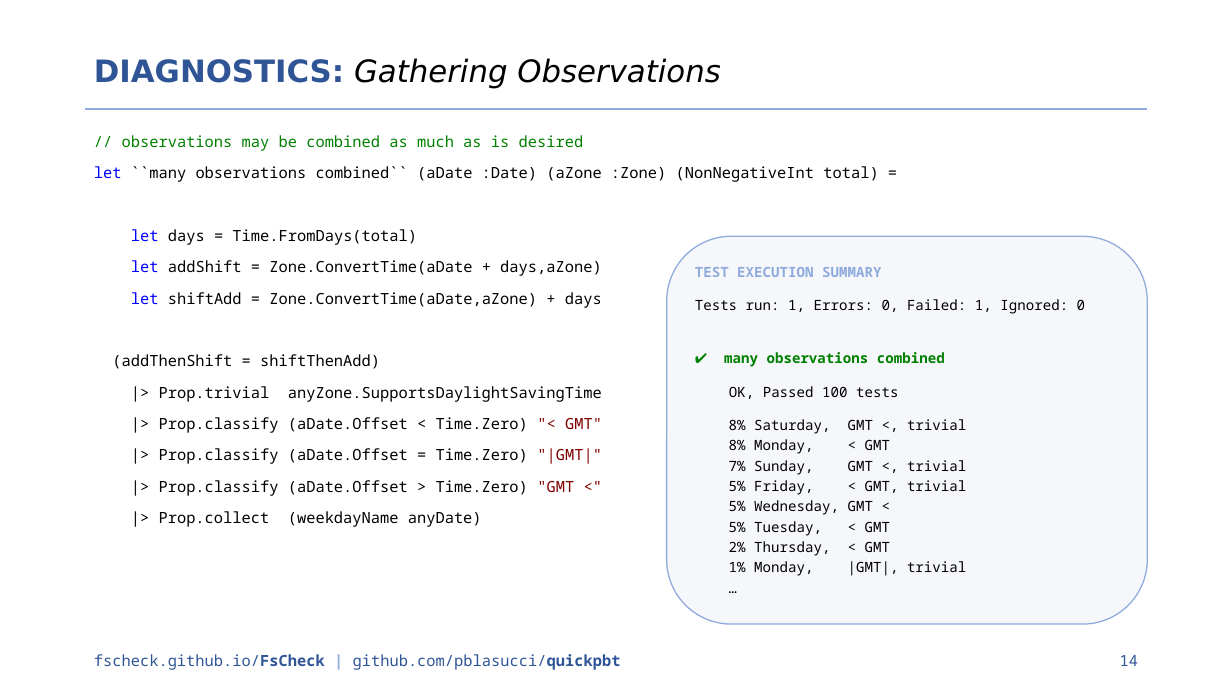
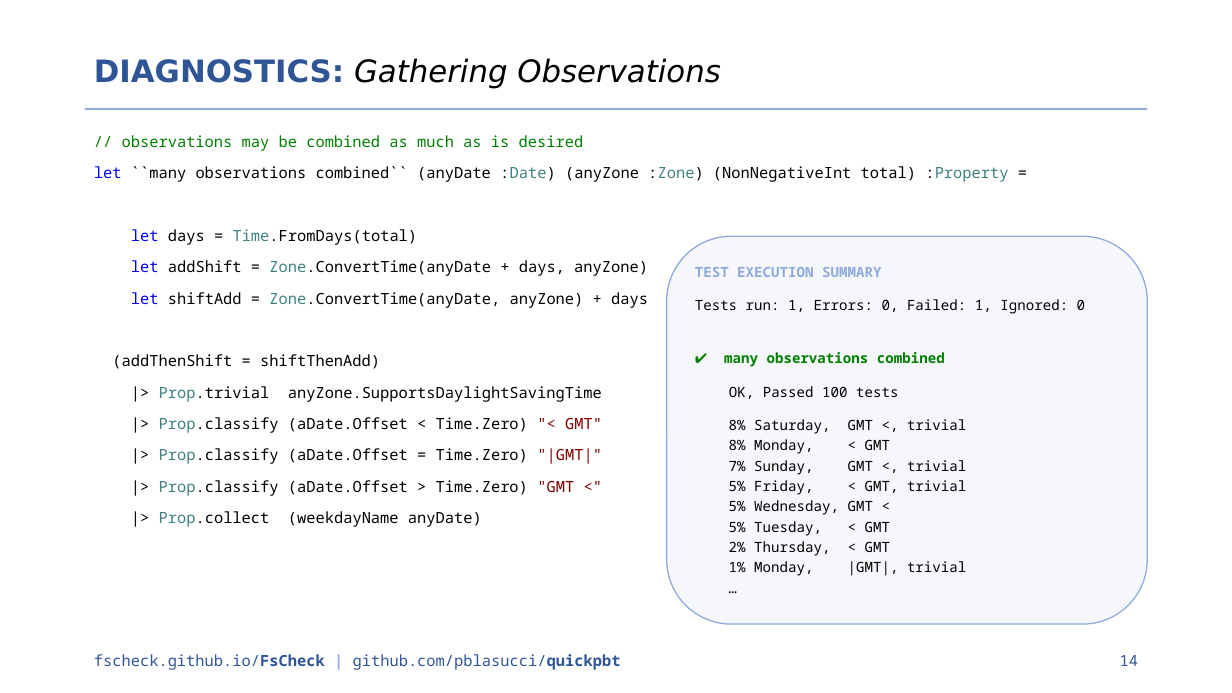
Before and after one commit to pblasucci/quickpbt, a slide deck: slide 14 of media/quickpbt.pptx. Drawn at 1232x693 pixels with LibreOffice and Linux fonts; fonts in the diff are those of the drawing. Boxes give left, top, right and bottom in pixels: in the first picture for what was removed or moved away, otherwise in the second. Text is boxed around its words. In the diff, an @@ line names an element or a change of style, - is before the commit and + after.

Commit message:
more tweaks to slide deck (colors, mostly)

```diff
--- a/media/quickpbt.pptx
+++ b/media/quickpbt.pptx
@@ text at (94,166,1008,182): text changed @@
-let ``many observations combined`` (aDate :Date) (aZone :Zone) (NonNegativeInt total) =
+let ``many observations combined`` (anyDate :Date) (anyZone :Zone) (NonNegativeInt total) :Property =
@@ text at (131,229,602,527): text colour #000000 to #408080 in "Time.FromDays(total)", "Prop.trivial", "Prop.classify", "Prop.classify" and 2 more places @@
@@ text at (131,260,648,308): text changed @@
-let addShift = Zone.ConvertTime(aDate + days,aZone)
-let shiftAdd = Zone.ConvertTime(aDate,aZone) + days
+let addShift = Zone.ConvertTime(anyDate + days, anyZone)
+let shiftAdd = Zone.ConvertTime(anyDate, anyZone) + days
```
Also in this commit, not shown: 12 other slides changed, 1 other file.
